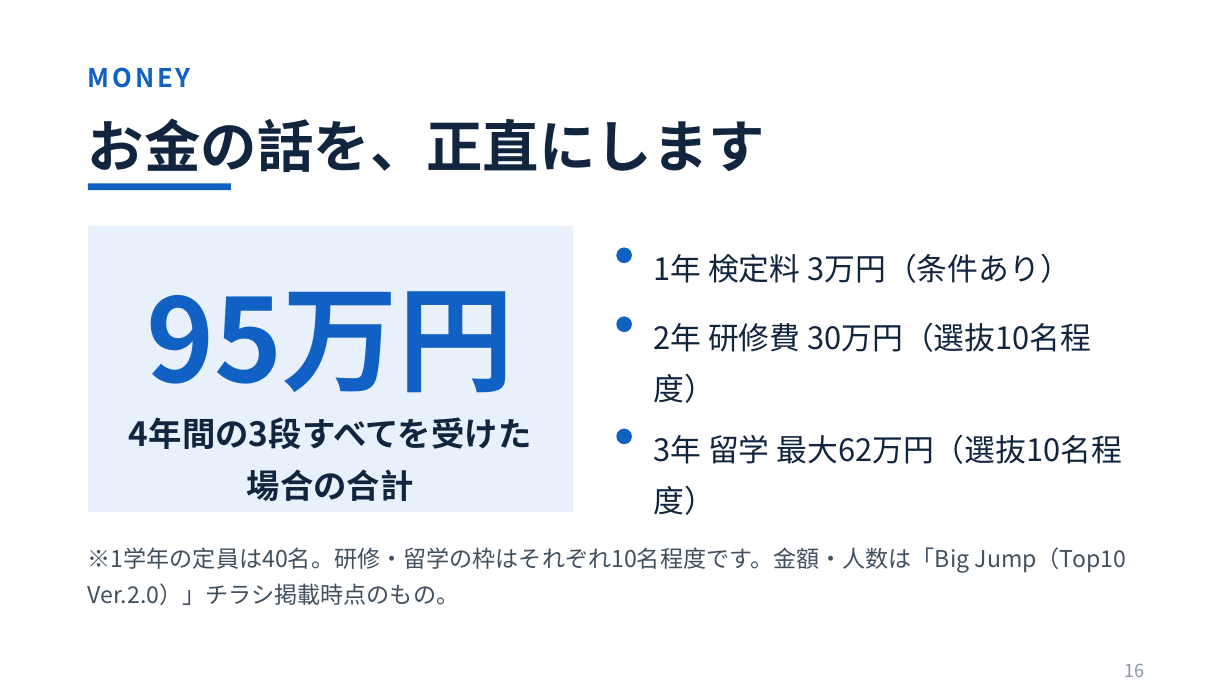
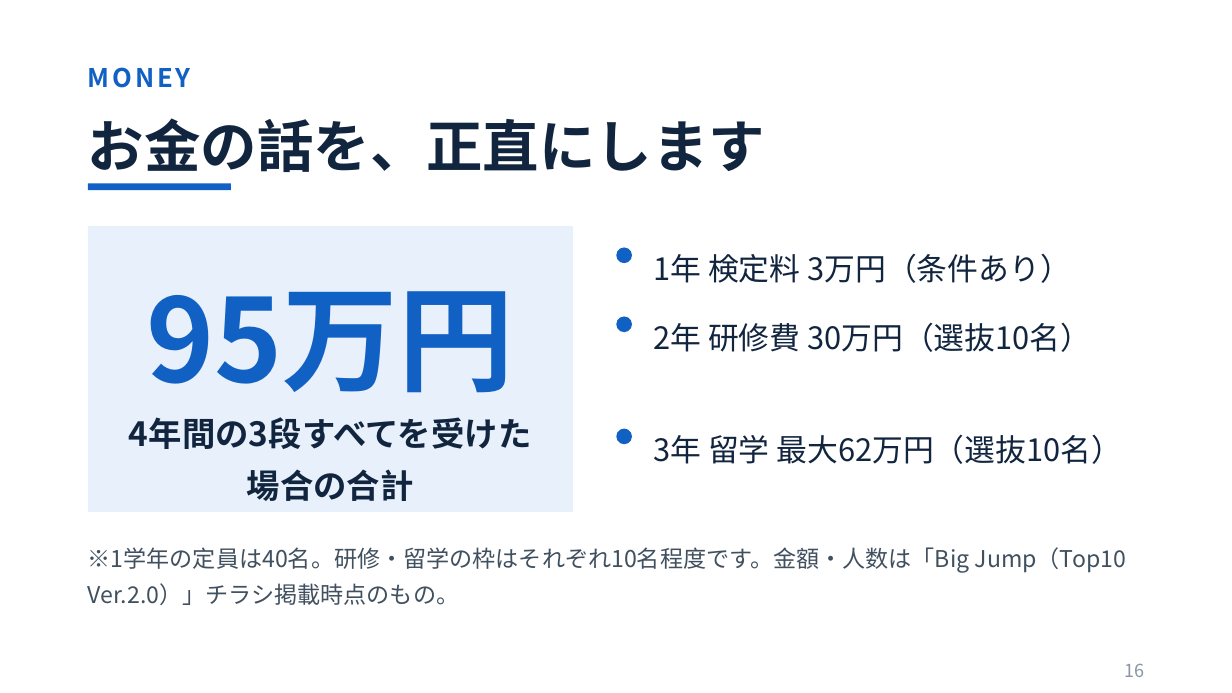
Before and after one commit to myojo1gou/glowing-parakeet, a slide deck: slide 16 of oc2026_slides/01_学科紹介_8月23日OC_鈴木版_改.pptx. Drawn at 1232x693 pixels with LibreOffice and Linux fonts; fonts in the diff are those of the drawing. Boxes give left, top, right and bottom in pixels: in the first picture for what was removed or moved away, otherwise in the second. Text is boxed around its words. In the diff, an @@ line names an element or a change of style, - is before the commit and + after.

```diff
--- a/oc2026_slides/01_学科紹介_8月23日OC_鈴木版_改.pptx
+++ b/oc2026_slides/01_学科紹介_8月23日OC_鈴木版_改.pptx
@@ text at (653, 322, 1091, 352): text changed @@
-2年 研修費 30万円（選抜10名程度）
+2年 研修費 30万円（選抜10名）
@@ text at (653, 434, 1123, 464): text changed @@
-3年 留学 最大62万円（選抜10名程度）
+3年 留学 最大62万円（選抜10名）
```
Also in this commit, not shown: 17 other slides changed, 8 other files.
